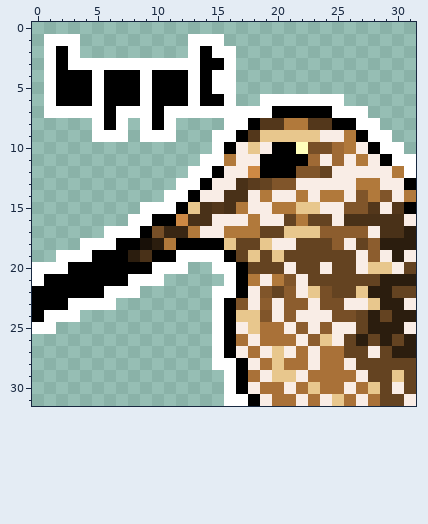
Two versions of one pixel-art sprite, icon/iconx1.png. The first picture shows the starting point.
The file is 32x32 pixels. Colours within 5 levels of each other are drawn and written as one.
After the commit:
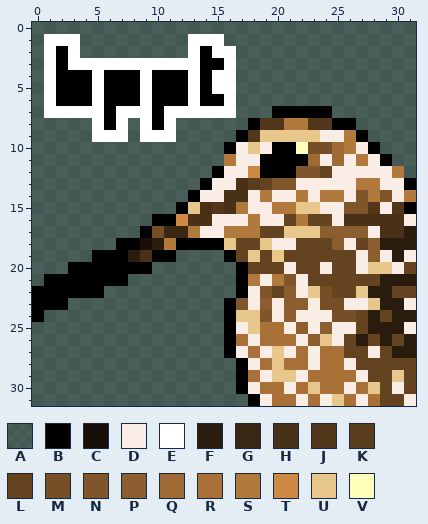
Palette (. is transparent): A #00000081  B #000000  C #181008  D #f9ede6  E #ffffff  F #2b1d0e  G #392613  H #493118  J #53371b  K #5a3c1e  L #644321  M #774f27  N #80552a  P #8c5d2e  Q #9f6a35  R #a97138  S #b1793b  T #ce8944  U #e8c78d  V #ffffbc
The exact change:
y 0: x 0..31 ................................ -> AAAAAAAAAAAAAAAAAAAAAAAAAAAAAAAA
y 1: x 0 . -> A; x 4..12 ......... -> AAAAAAAAA; x 16..31 ................ -> AAAAAAAAAAAAAAAA
y 2: x 0 . -> A; x 4..12 ......... -> AAAAAAAAA; x 17..31 ............... -> AAAAAAAAAAAAAAA
y 3..5: x 0 . -> A; x 17..31 ............... -> AAAAAAAAAAAAAAA
y 6: x 0 . -> A; x 17..31 ..EEEEEEE...... -> AAAAAAAAAAAAAAA
y 7: x 0 . -> A; x 17..19 EEE -> AAA; x 25..31 EEE.... -> AAAAAAA
y 8: x 0..4 ..... -> AAAAA; x 8 . -> A; x 12..17 ....EE -> AAAAAA; x 27..31 EE... -> AAAAA
y 9: x 0..4 ..... -> AAAAA; x 8 . -> A; x 12..16 ...EE -> AAAAA; x 28..31 EE.. -> AAAA
y 10: x 0..15 ...............E -> AAAAAAAAAAAAAAAA; x 29..31 EE. -> AAA
y 11: x 0..15 ..............EE -> AAAAAAAAAAAAAAAA; x 30..31 EE -> AA
y 12: x 0..14 .............EE -> AAAAAAAAAAAAAAA; x 31 E -> A
y 13: x 0..13 ............EE -> AAAAAAAAAAAAAA
y 14: x 0..12 ...........EE -> AAAAAAAAAAAAA
y 15: x 0..11 .........EEE -> AAAAAAAAAAAA
y 16: x 0..9 ........EE -> AAAAAAAAAA
y 17: x 0..8 ......EEE -> AAAAAAAAA
y 18: x 0..6 ....EEE -> AAAAAAA
y 19: x 0..4 ..EEE -> AAAAA; x 12..15 EEEE -> AAAA
y 20: x 0..2 EEE -> AAA; x 10..16 EEE..EE -> AAAAAAA
y 21: x 0 E -> A; x 8..16 EEE.....E -> AAAAAAAAA
y 22: x 6..16 EEE......EE -> AAAAAAAAAAA
y 23: x 3..15 EEEE........E -> AAAAAAAAAAAAA
y 24: x 1..15 EEE...........E -> AAAAAAAAAAAAAAA
y 25: x 0..15 EE.............E -> AAAAAAAAAAAAAAAA
y 26..27: x 0..15 ...............E -> AAAAAAAAAAAAAAAA
y 28: x 0..16 ...............EE -> AAAAAAAAAAAAAAAAA
y 29..30: x 0..16 ................E -> AAAAAAAAAAAAAAAAA
y 31: x 0..17 ................EE -> AAAAAAAAAAAAAAAAAA
Where, in picture pixels (left, top, right, bottom), the same in both pictures:
changed: (32, 22, 416, 406)
